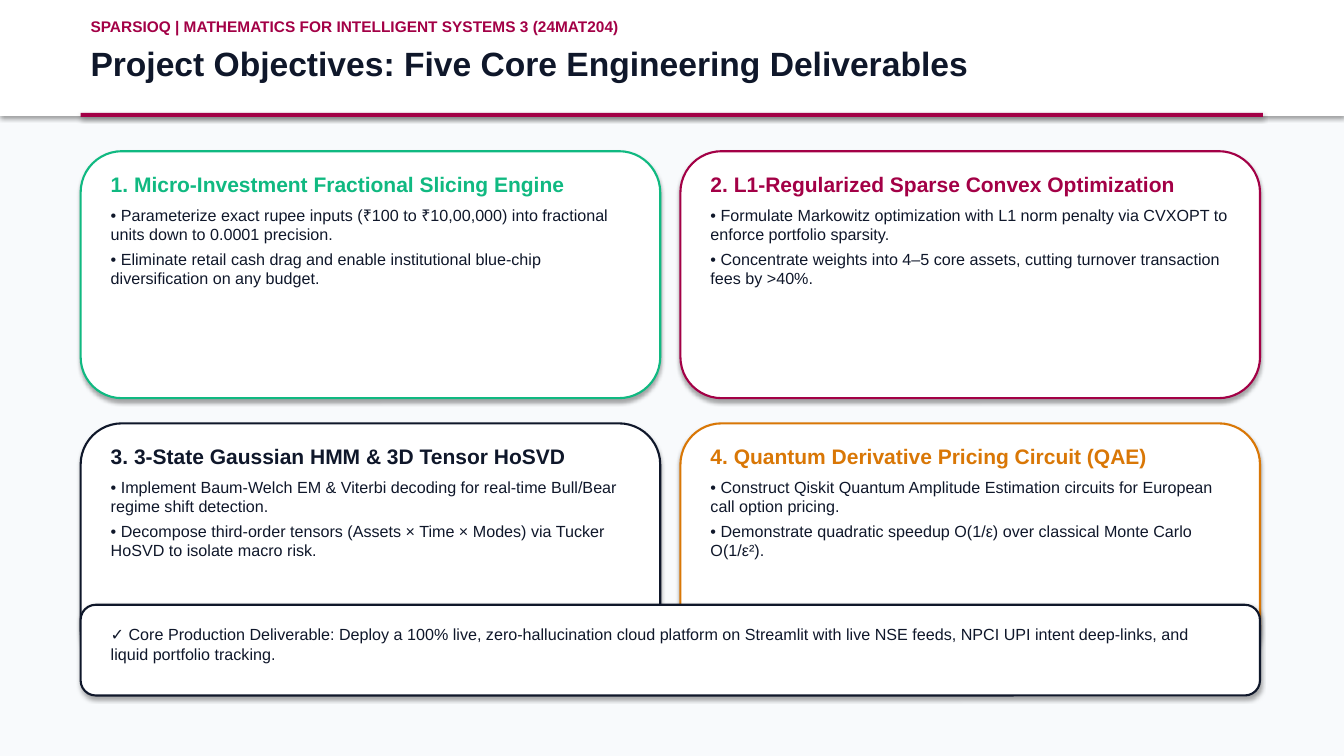
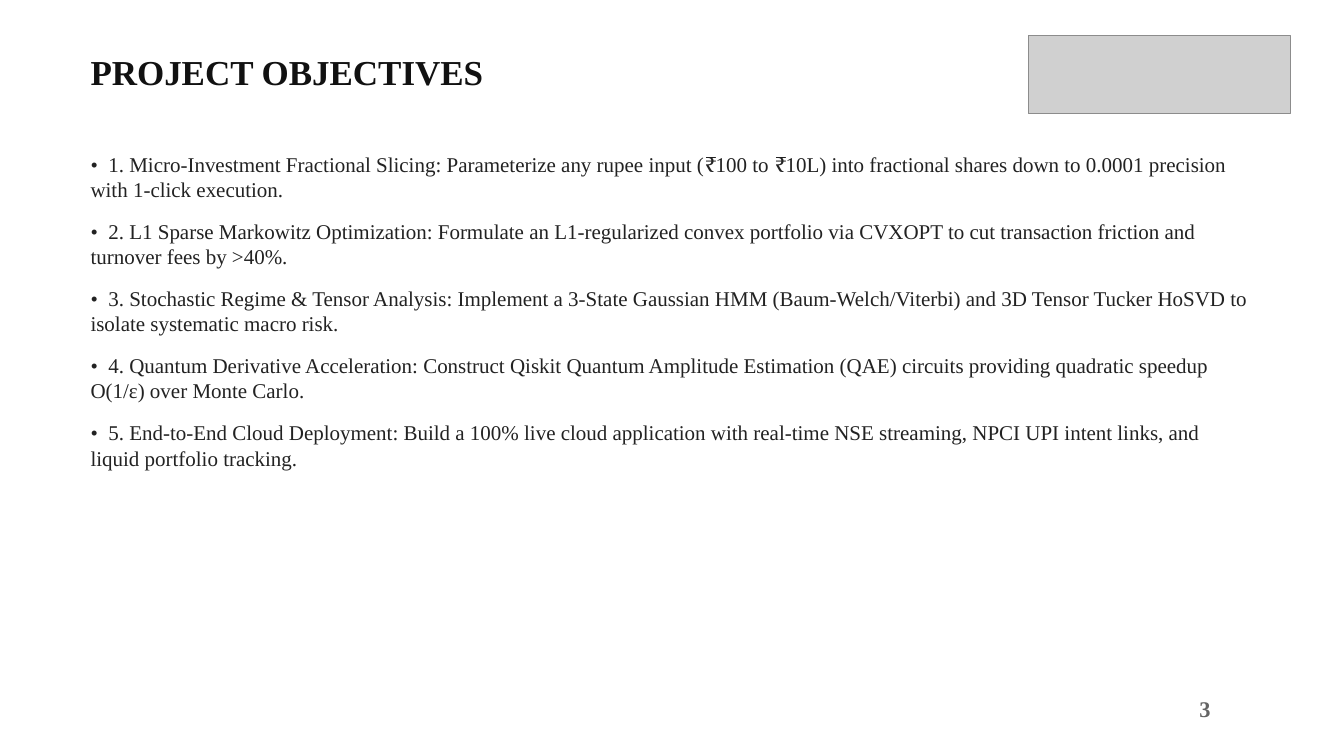
Before and after one commit to mhalsa-aine/SparsioQ-Platform, a slide deck: slide 4 of SparsioQ_Final_Project_Review_Presentation.pptx. Drawn at 1344x756 pixels with LibreOffice and Linux fonts; fonts in the diff are those of the drawing; grey boxes stand for pictures. Boxes give left, top, right and bottom in pixels: in the first picture for what was removed or moved away, otherwise in the second. Text is boxed around its words. In the diff, an @@ line names an element or a change of style, - is before the commit and + after.

```diff
--- a/SparsioQ_Final_Project_Review_Presentation.pptx
+++ b/SparsioQ_Final_Project_Review_Presentation.pptx
@@ rectangle at box(0, 0, 1344, 756): fill #F8FAFC to #FFFFFF @@
@@ rectangle removed at box(0, 0, 1344, 116) @@
@@ text removed at box(91, 21, 618, 35) @@
-SPARSIOQ | MATHEMATICS FOR INTELLIGENT SYSTEMS 3 (24MAT204)
@@ picture added at box(1028, 35, 1291, 114) @@
@@ text at box(91, 62, 484, 86): text changed; size 24 to 25 pt; font Arial to Times New Roman; text colour #0F172A to #111111 @@
-Project Objectives: Five Core Engineering Deliverables
+PROJECT OBJECTIVES
@@ rectangle removed at box(81, 113, 1263, 117) @@
@@ rounded rectangle removed at box(81, 151, 660, 398) @@
@@ text added at box(91, 157, 1246, 470), 15 pt, text #222222 @@
+• 1. Micro-Investment Fractional Slicing: Parameterize any rupee input (₹100 to ₹10L) into fractional shares down to 0.0001 precision with 1-click execution.
+• 2. L1 Sparse Markowitz Optimization: Formulate an L1-regularized convex portfolio via CVXOPT to cut transaction friction and turnover fees by >40%.
+• 3. Stochastic Regime & Tensor Analysis: Implement a 3-State Gaussian HMM (Baum-Welch/Viterbi) and 3D Tensor Tucker HoSVD to isolate systematic macro risk.
+• 4. Quantum Derivative Acceleration: Construct Qiskit Quantum Amplitude Estimation (QAE) circuits providing quadratic speedup O(1/ε) over Monte Carlo.
+• 5. End-to-End Cloud Deployment: Build a 100% live cloud application with real-time NSE streaming, NPCI UPI intent links, and liquid portfolio tracking.
@@ text removed at box(111, 176, 607, 288) @@
-1. Micro-Investment Fractional Slicing Engine
-• Parameterize exact rupee inputs (₹100 to ₹10,00,000) into fractional units down to 0.0001 precision.
-• Eliminate retail cash drag and enable institutional blue-chip diversification on any budget.
@@ rounded rectangle removed at box(681, 151, 1260, 398) @@
@@ text removed at box(710, 176, 1227, 288) @@
-2. L1-Regularized Sparse Convex Optimization
-• Formulate Markowitz optimization with L1 norm penalty via CVXOPT to enforce portfolio sparsity.
-• Concentrate weights into 4–5 core assets, cutting turnover transaction fees by >40%.
@@ rounded rectangle removed at box(81, 423, 660, 670) @@
@@ text removed at box(111, 448, 616, 556) @@
-3. 3-State Gaussian HMM & 3D Tensor HoSVD
-• Implement Baum-Welch EM & Viterbi decoding for real-time Bull/Bear regime shift detection.
-• Decompose third-order tensors (Assets × Time × Modes) via Tucker HoSVD to isolate macro risk.
@@ rounded rectangle removed at box(681, 423, 1260, 670) @@
@@ text removed at box(710, 448, 1213, 560) @@
-4. Quantum Derivative Pricing Circuit (QAE)
-• Construct Qiskit Quantum Amplitude Estimation circuits for European call option pricing.
-• Demonstrate quadratic speedup O(1/ε) over classical Monte Carlo O(1/ε²).
@@ rounded rectangle removed at box(81, 605, 1260, 696) @@
@@ text removed at box(111, 628, 1188, 664) @@
-✓ Core Production Deliverable: Deploy a 100% live, zero-hallucination cloud platform on Streamlit with live NSE feeds, NPCI UPI intent deep-links, and liquid portfolio tracking.
@@ text added at box(1199, 702, 1210, 717), 16 pt, text #646464, bold @@
+3
```
Also in this commit, not shown: 10 other slides changed, 2 slides added, 2 slides removed.
